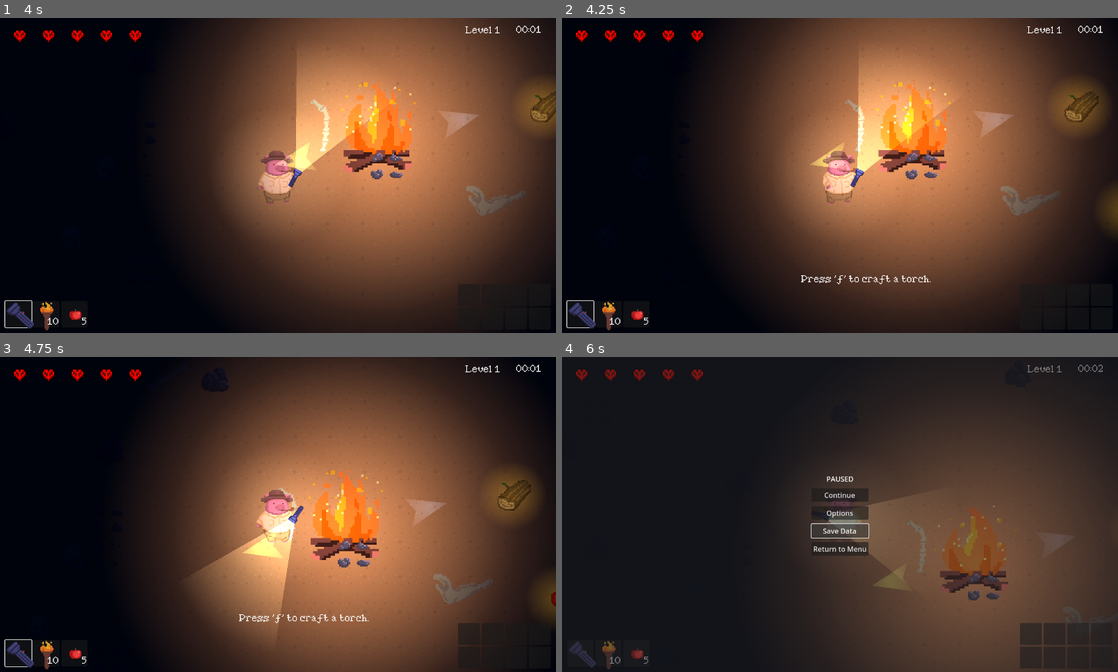
Above: before the commit, frames 1-4 (two rows, left to right).
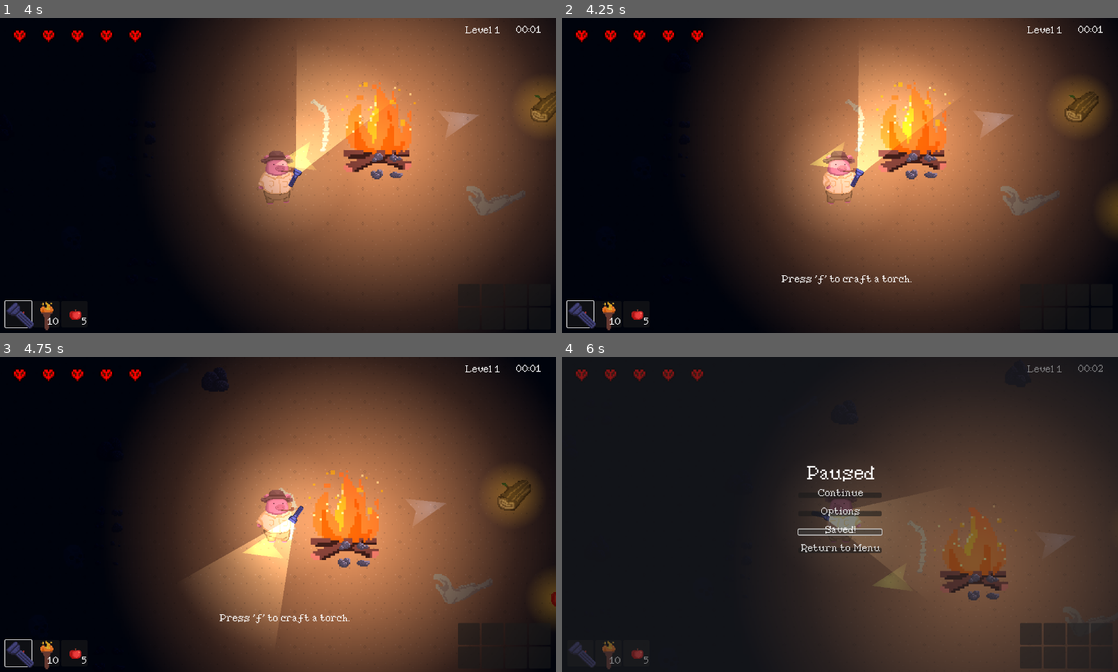
Above: after the commit, the same moments.

Repository: JasonLee4/MaizeRunnerGame
Game: Godot game, scene res://scenes/menus/main_menu.tscn
Same seed, same stepped clock (60 frames per second), same inputs: the game is played once before the commit and once after it. Sound files missing from this copy of the repository are replaced by a short silence.
Inputs (mouse positions are in pixels of both pictures, inside the frame that each line leads up to):
- Up to frame 1 (4 s): click (278, 181) at 0.5 s; click "Start" at 1.25 s; tap Enter at 2 s; move the mouse to (400, 159) at 2.02 s; hold D (right) 2.03-2.78 s; hold F (advance_dialogue) 2.03-2.78 s; tap Space (dash) at 2.75, 2.85 s; move the mouse to (166, 191) at 2.77 s; hold S (down) 2.78-3.53 s; move the mouse to (333, 106) at 3.52 s; hold D (right) from 3.53 s (still down); click (333, 106) at 3.6 s
- Up to frame 2 (4.25 s): keep holding D (right)
- Up to frame 3 (4.75 s): tap F (advance_dialogue) at 4.25 s; move the mouse to (250, 577) at 4.27 s; release D (right) at 4.28 s; hold W (up) from 4.28 s (still down); tap Mouse wheel down (scroll_down) at 4.35 s
- Up to frame 4 (6 s): tap F (advance_dialogue) at 5 s; move the mouse to (1006, 561) at 5.02 s; release W (up) at 5.03 s; hold A (left) 5.03-5.75 s; hold Mouse wheel up (scroll_up) 5.03-5.75 s; tap Escape (pause) at 5.65 s; click "Save Data" (after the commit: "Save Game") at 5.75 s

Frame 1 is identical in both runs. In frame 2, 0.3% of the frame differs, in the area x 39-67%, y 81-85%; in frame 3, 0.3%; in frame 4, 1.6%, in the area x 42-58%, y 34-64%.

Commit message:
add theme to pause menu

Diff:
--- a/scenes/menus/pause_menu.gd
+++ b/scenes/menus/pause_menu.gd
@@ -10,6 +10,7 @@
 func pause():
 	visible = true
 	get_tree().paused = true
+	$VBoxContainer/SaveButton.text = "Save Game"
 
 func unpause():
 	visible = false
@@ -38,5 +39,6 @@
 	gameData.update_playerSpeed(Globals.pig_speed)
 	gameData.update_playerInventory(Globals.inv)
 	ResourceSaver.save(gameData, Globals.save_file_path + Globals.save_file_name)
+	$VBoxContainer/SaveButton.text = "Saved!"
 	print("Game data saved...")
 	print("size of saved inventory = ", gameData.playerInventory.size())
--- a/scenes/menus/pause_menu.tscn
+++ b/scenes/menus/pause_menu.tscn
@@ -1,6 +1,7 @@
-[gd_scene load_steps=2 format=3 uid="uid://buqcuuo15n8sg"]
+[gd_scene load_steps=3 format=3 uid="uid://buqcuuo15n8sg"]
 
 [ext_resource type="Script" path="res://scenes/menus/pause_menu.gd" id="1_b7dga"]
+[ext_resource type="Theme" uid="uid://cvvg3yf2kj0gs" path="res://assets/menu_assets/PixelSleighTheme.tres" id="1_wvldy"]
 
 [node name="PauseMenu" type="Control"]
 process_mode = 3
@@ -10,6 +11,7 @@
 anchor_bottom = 1.0
 grow_horizontal = 2
 grow_vertical = 2
+theme = ExtResource("1_wvldy")
 script = ExtResource("1_b7dga")
 
 [node name="ColorRect" type="ColorRect" parent="."]
@@ -34,11 +36,12 @@
 offset_bottom = 73.0
 grow_horizontal = 2
 grow_vertical = 2
-theme_override_constants/separation = 10
+theme_override_constants/separation = 30
 
 [node name="Paused" type="Label" parent="VBoxContainer"]
 layout_mode = 2
-text = "PAUSED"
+theme_override_font_sizes/font_size = 30
+text = "Paused"
 horizontal_alignment = 1
 
 [node name="ContinueButton" type="Button" parent="VBoxContainer"]
@@ -51,7 +54,7 @@
 
 [node name="SaveButton" type="Button" parent="VBoxContainer"]
 layout_mode = 2
-text = "Save Data"
+text = "Save Game"
 
 [node name="ReturnButton" type="Button" parent="VBoxContainer"]
 layout_mode = 2
--- a/scenes/menus/save_data.tscn
+++ b/scenes/menus/save_data.tscn
@@ -1,10 +1,7 @@
-[gd_scene load_steps=4 format=3 uid="uid://bemtgxcht20eb"]
+[gd_scene load_steps=3 format=3 uid="uid://bemtgxcht20eb"]
 
-[ext_resource type="FontFile" uid="uid://d1eqqtaqlhuy4" path="res://assets/ui/PixelSleigh.ttf" id="1_kmvng"]
+[ext_resource type="Theme" uid="uid://cvvg3yf2kj0gs" path="res://assets/menu_assets/PixelSleighTheme.tres" id="1_b2t1v"]
 [ext_resource type="Script" path="res://scenes/menus/save_data.gd" id="1_v36xd"]
-
-[sub_resource type="Theme" id="Theme_iju4e"]
-default_font = ExtResource("1_kmvng")
 
 [node name="SaveData" type="Control"]
 layout_mode = 3
@@ -13,7 +10,7 @@
 anchor_bottom = 1.0
 grow_horizontal = 2
 grow_vertical = 2
-theme = SubResource("Theme_iju4e")
+theme = ExtResource("1_b2t1v")
 script = ExtResource("1_v36xd")
 
 [node name="Background" type="ColorRect" parent="."]
--- a/scenes/ui/ui.tscn
+++ b/scenes/ui/ui.tscn
@@ -131,7 +131,7 @@
 [node name="PauseMenu" parent="." instance=ExtResource("8_nvfsd")]
 
 [node name="Tooltip" parent="." instance=ExtResource("9_drrv1")]
-offset_left = 544.0
+offset_left = 500.0
 offset_top = 584.0
 offset_right = 604.0
 offset_bottom = 644.0
